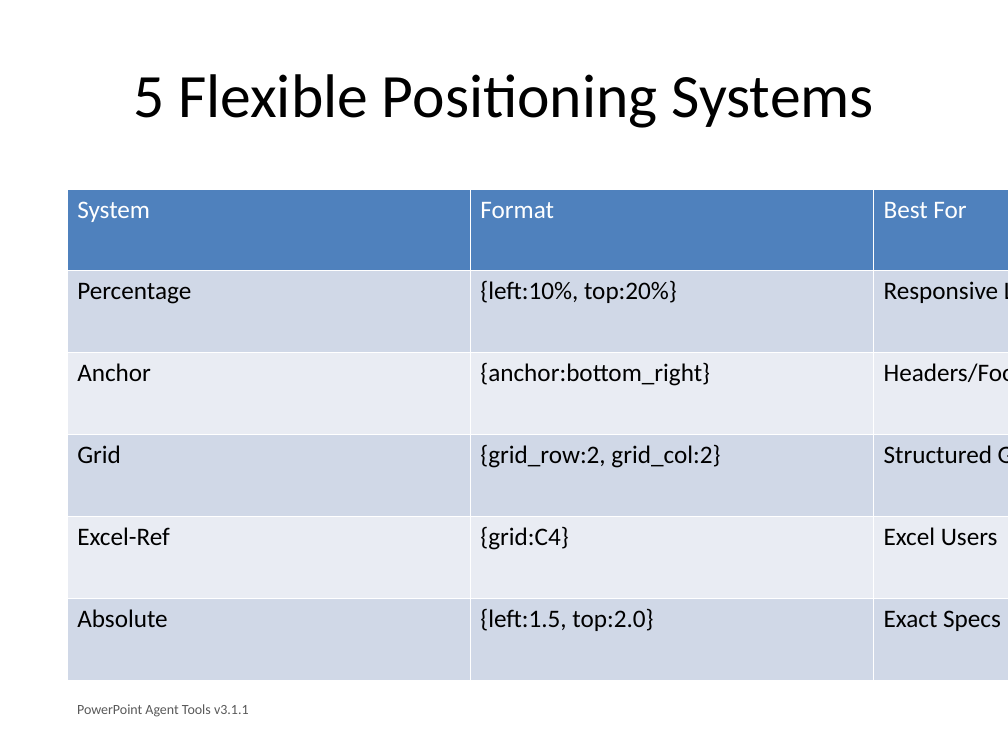
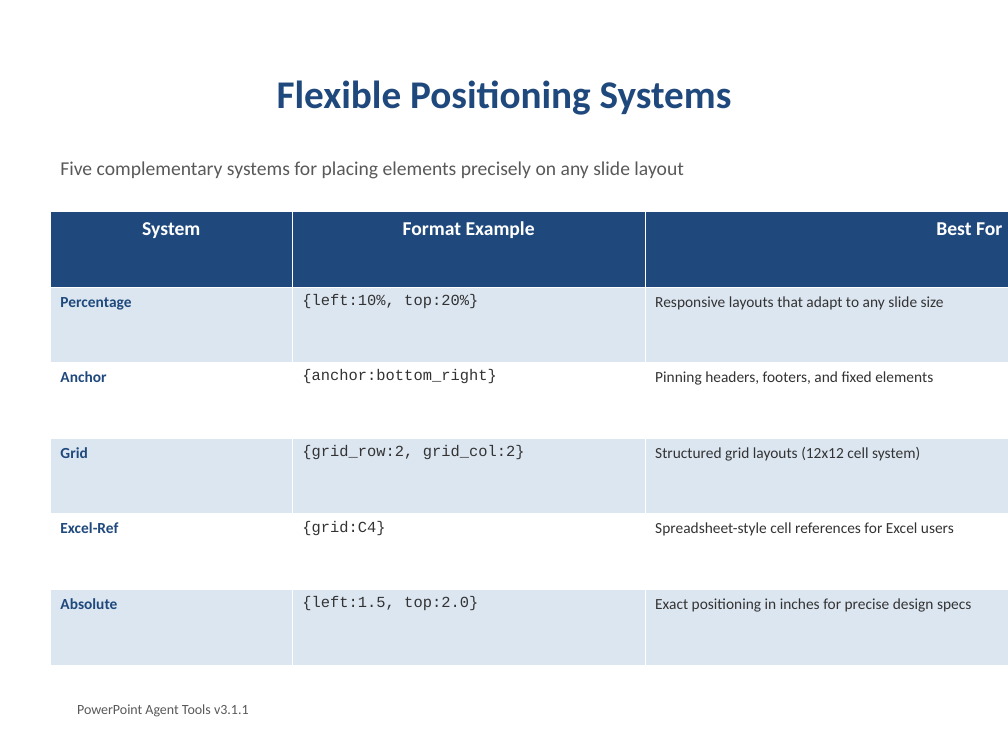
Before and after one commit to nordeim/powerpoint-tools, a slide deck: slide 5 of PowerPoint_Agent_Tools_Presentation.pptx. Drawn at 1008x756 pixels with LibreOffice and Linux fonts; fonts in the diff are those of the drawing. Boxes give left, top, right and bottom in pixels: in the first picture for what was removed or moved away, otherwise in the second. Text is boxed around its words. In the diff, an @@ line names an element or a change of style, - is before the commit and + after.

```diff
--- a/PowerPoint_Agent_Tools_Presentation.pptx
+++ b/PowerPoint_Agent_Tools_Presentation.pptx
@@ title at box(277, 80, 732, 115): text changed; size 44 to 28 pt; text colour #000000 to #1F497D; bold on @@
-5 Flexible Positioning Systems
+Flexible Positioning Systems
@@ text added at box(60, 161, 683, 179), 14 pt, text #595959 @@
+Five complementary systems for placing elements precisely on any slide layout
@@ table at box(50, 212, 1008, 665) @@
-row 1, column 2: Format
+row 1, column 2: Format Example
-row 2, column 3: Responsive Layouts
+row 2, column 3: Responsive layouts that adapt to any slide size
-row 3, column 3: Headers/Footers
+row 3, column 3: Pinning headers, footers, and fixed elements
-row 4, column 3: Structured Grids
+row 4, column 3: Structured grid layouts (12x12 cell system)
-row 5, column 3: Excel Users
+row 5, column 3: Spreadsheet-style cell references for Excel users
-row 6, column 3: Exact Specs (Inches)
+row 6, column 3: Exact positioning in inches for precise design specs
@@ fill #4F81BD to #1F497D in row 1 @@
@@ fill #D0D8E8 to #DCE6F1 in 9 cells @@
@@ fill #E9EDF4 to #FFFFFF in 6 cells @@
@@ size 18 to 14 pt in "System", "Best For" @@
@@ bold on in "System", "Best For", "Percentage", "Anchor" and 3 more places @@
@@ size 18 to 11 pt in "Percentage", "{left:10%, top:20%}", "Anchor", "{anchor:bottom_right}" and 6 more places @@
@@ text colour #000000 to #1F497D in "Percentage", "Anchor", "Grid", "Excel-Ref" and 1 more places @@
@@ font Calibri to Courier New, text colour #000000 to #333333 in "{left:10%, top:20%}", "{anchor:bottom_right}", "{grid_row:2, grid_col:2}", "{grid:C4}" and 1 more places @@
@@ alignment left to centre @@
@@ table: place and size @@
-table at box(68, 190, 1008, 681)
+table at box(50, 212, 1008, 665)
```
Also in this commit, not shown: 1 other slide changed, 1 other file.
